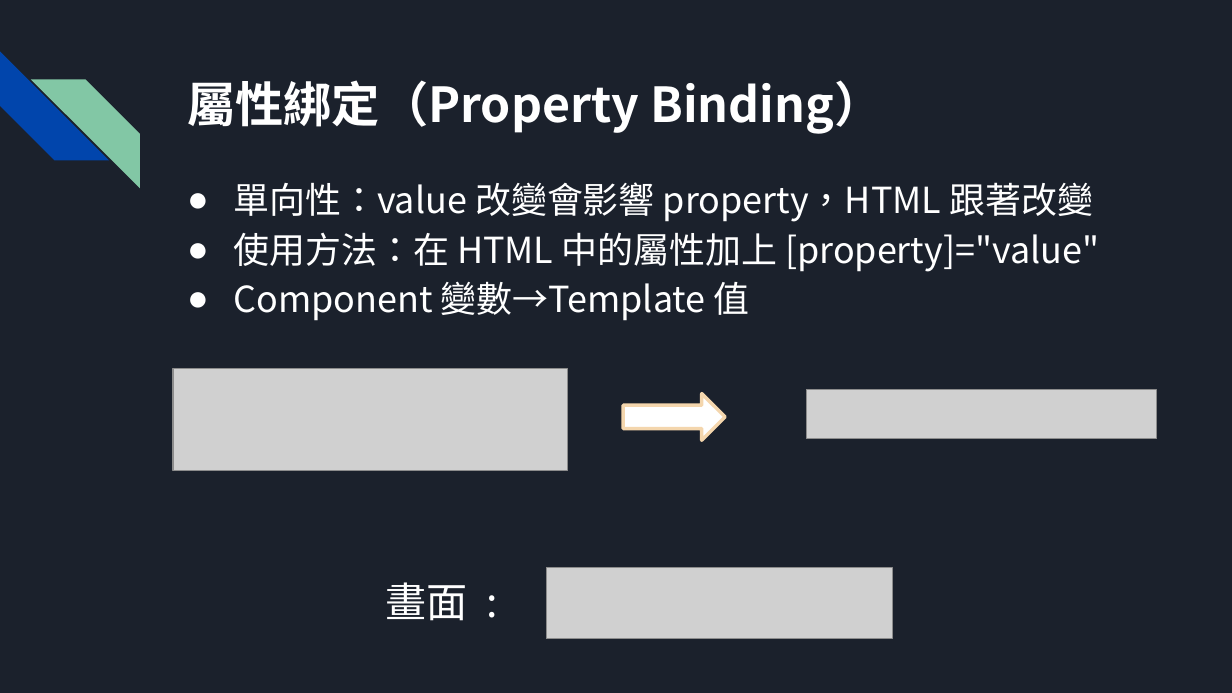
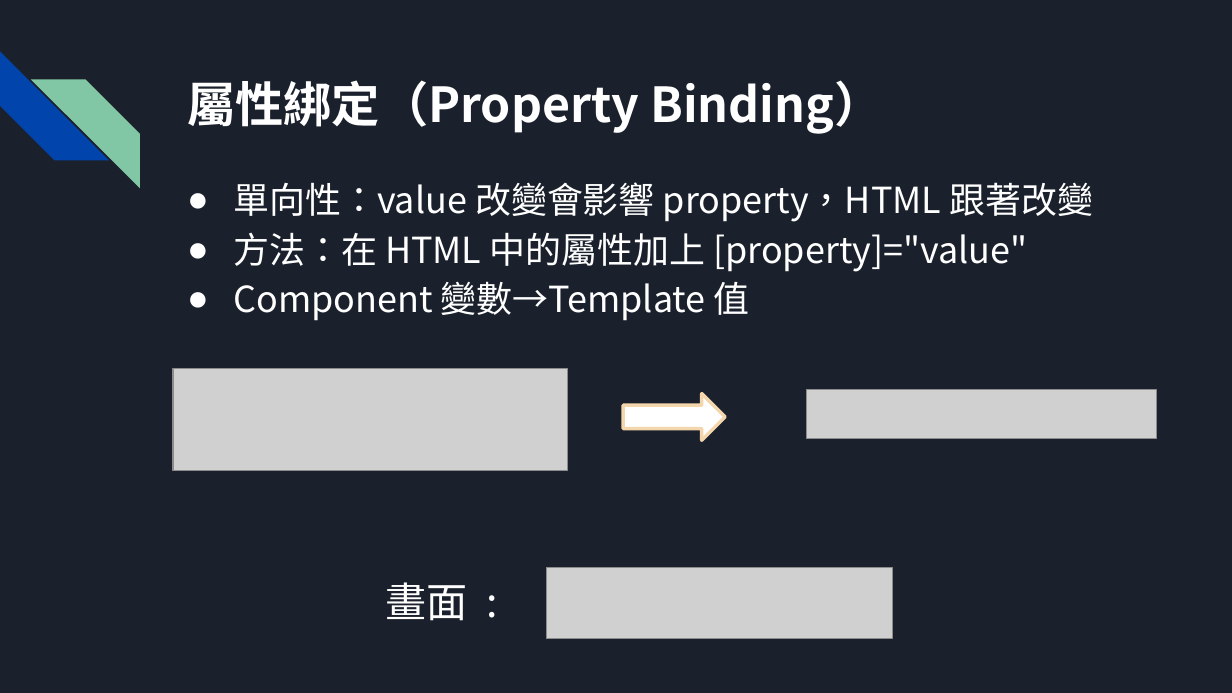
Before and after one commit to Hakusai0821/angular, a slide deck: slide 7 of demo/9_21報告.pptx. Drawn at 1232x693 pixels with LibreOffice and Linux fonts; fonts in the diff are those of the drawing; grey boxes stand for pictures. Boxes give left, top, right and bottom in pixels: in the first picture for what was removed or moved away, otherwise in the second. Text is boxed around its words. In the diff, an @@ line names an element or a change of style, - is before the commit and + after.

```diff
--- a/demo/9_21報告.pptx
+++ b/demo/9_21報告.pptx
@@ text at <box>233,232,1027,272</box>: text changed @@
-● 使用方法：在 HTML 中的屬性加上 [property]="value"
+● 方法：在 HTML 中的屬性加上 [property]="value"
```
Also in this commit, not shown: 4 other slides changed, 3 slides added, 1 slide removed, 40 other files.
